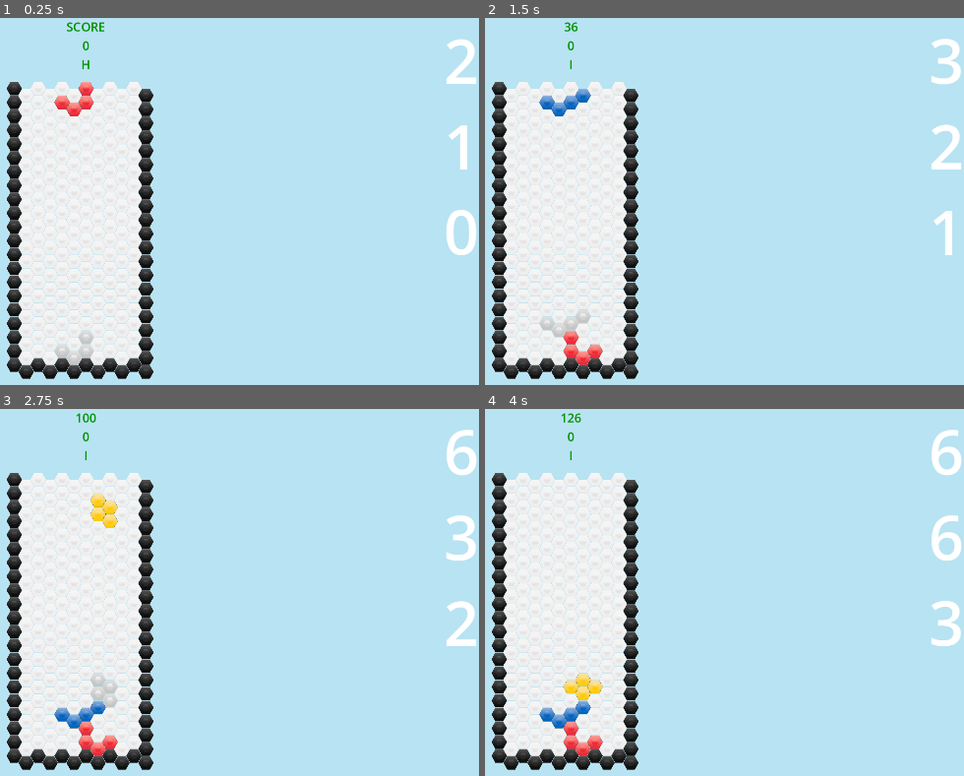
Above: before the commit, frames 1-4 (two rows, left to right).
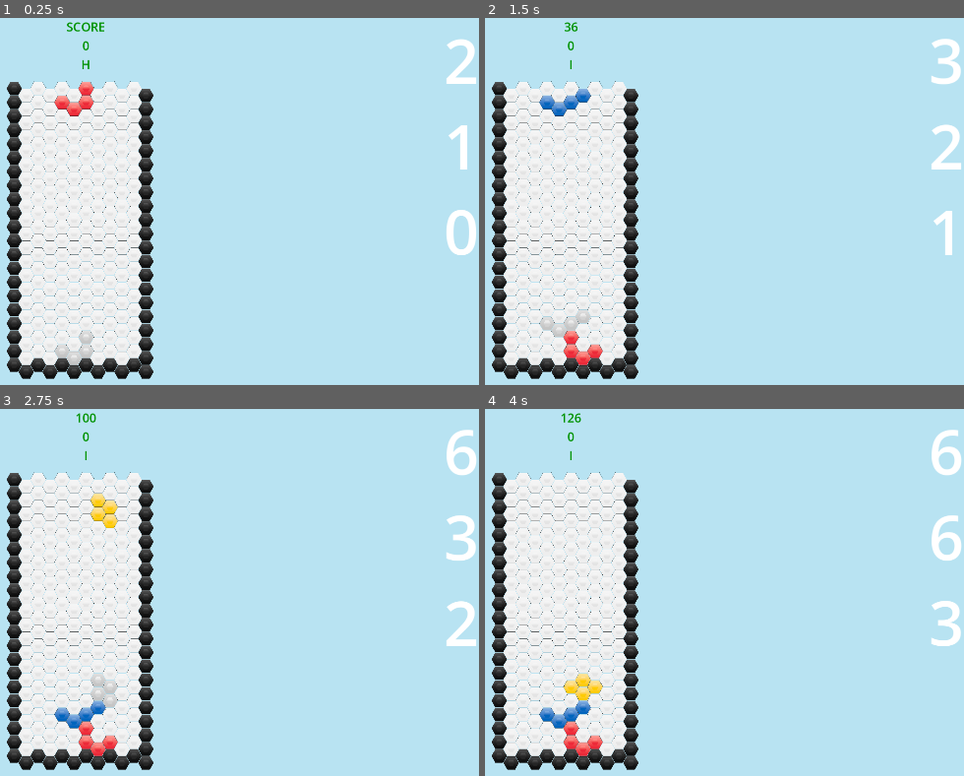
Above: after the commit, the same moments.

Repository: MrSoubi/HexoTangle
Game: Godot game, scene res://game.tscn
Two runs of this game, one before a commit and one after it. Both use one fixed random seed, a clock stepped at 60 frames per second and the inputs below.
Inputs:
- Up to frame 1 (0.25 s): no input
- Up to frame 2 (1.5 s): tap Enter at 0.5 s; hold Right 0.53-1.28 s; tap Z at 0.6 s; tap Space at 0.77, 1.25 s; hold Down from 1.28 s (still down); tap C at 1.35 s
- Up to frame 3 (2.75 s): tap Space at 1.52 s; release Down at 2.03 s; hold Right from 2.03 s (still down); tap I at 2.1 s
- Up to frame 4 (4 s): tap Enter at 2.75 s; release Right at 2.78 s; hold Up 2.78-3.53 s; tap O at 2.85 s; tap Space at 3.02, 3.5, 3.77 s; hold Left from 3.53 s (still down); tap T at 3.6 s

The runs differ from the first frame. In frame 1, 0.6% of the frame differs, in the area x 4-29%, y 17-95%; in frame 2, 0.6%; in frame 3, 0.6%; in frame 4, 0.6%.

Commit message:
Added "idea" of separation lines
Everything is hard coded, the separation isn't clear. Instead of putting a super thin sprite i should place a big sprite behind the hexes in a different color and make the spacing between the hexes a little bit bigger.

Diff:
--- a/Scripts/grid.gd
+++ b/Scripts/grid.gd
@@ -32,6 +32,7 @@
 
 var cell = load("res://Cell.tscn");
 var hexomino = load("res://Scripts/hexomino.gd");
+var sepLine = load("res://separation_line.tscn")
 
 var gridDirection = Direction.TOP;
 
@@ -42,23 +43,26 @@
 var bag = [HexType.I, HexType.O, HexType.T, HexType.L, HexType.J, HexType.Z, HexType.S];
 var grid = [];
 var nextQueue = []; #stocks hextypes
+var sepArray = []; # separation lines
 
 var canHold: bool = true;
 
 var score = 0;
+
+var offsetX = -14
+var offsetY = -18
 
 # Called when the node enters the scene tree for the first time.
 func _ready():
-	#global_translate(get_viewport().size/2)
-
 	# Generation of every cell and setting of the positions
 	for n in range(GRID_HEIGHT):
+		#sepArray[n].position = Vector2(0, 0)
 		var r = [];
 		for m in range(GRID_WIDTH):
 			r.append(cell.instantiate());
 			add_child(r[m]);
 			r[m].position = Vector2(m * HORIZONTAL_SPACING - (GRID_WIDTH * HORIZONTAL_SPACING / 2.), (int(m % 2 == 1) + 2 * n) * VERTICAL_SPACING - (GRID_HEIGHT * VERTICAL_SPACING / 2.));
-			#r[m].get_node("Label").text = str(n) + "," + str(m);
+
 		grid.append(r);
 
 	for row in range(GRID_HEIGHT):
@@ -67,6 +71,12 @@
 
 	for col in range(GRID_WIDTH):
 		grid[GRID_HEIGHT-1][col].setState(Cell.State.BLOCKED, textureBlocked)
+
+	for n in range(GRID_HEIGHT):
+		sepArray.append(sepLine.instantiate())
+		sepArray[n].scale = Vector2(0.31, 0.31)
+		sepArray[n].position += Vector2(offsetX, ((n-5)*113*0.3) + offsetY)
+		add_child(sepArray[n])
 
 	nextQueue.append(getRandomHexType());
 	nextQueue.append(getRandomHexType());
--- /dev/null
+++ b/separation_line.tscn
@@ -0,0 +1,6 @@
+[gd_scene load_steps=2 format=3 uid="uid://cvhsew0cugvdw"]
+
+[ext_resource type="Texture2D" uid="uid://c4mvmck7s87fj" path="res://Sprites/SeparationLine.png" id="1_3a7e1"]
+
+[node name="SeparationLine" type="Sprite2D"]
+texture = ExtResource("1_3a7e1")
Binary file added: Sprites/SeparationLine.png
Not shown, added: Sprites/SeparationLine.png.import
Not shown, added: Sprites/SeparationLine.psd
